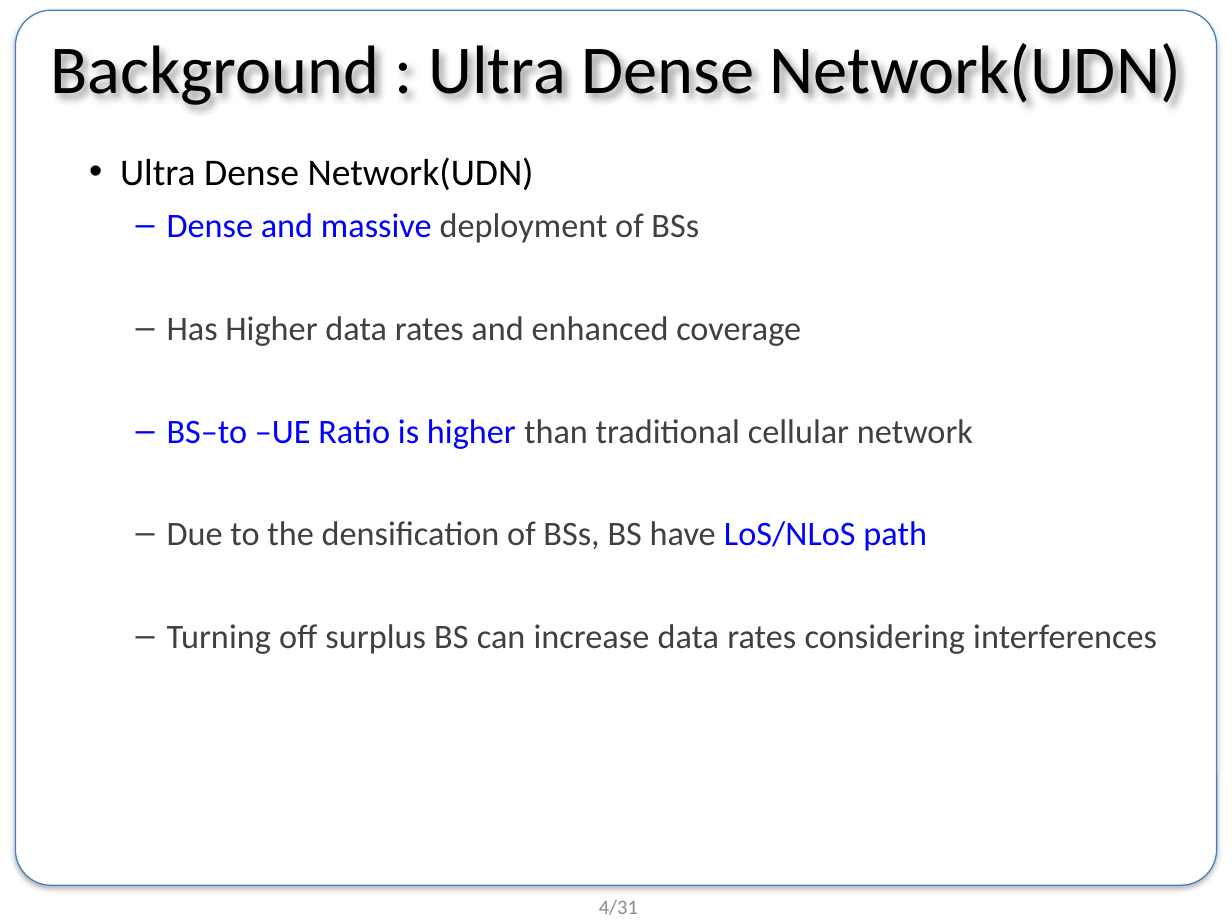
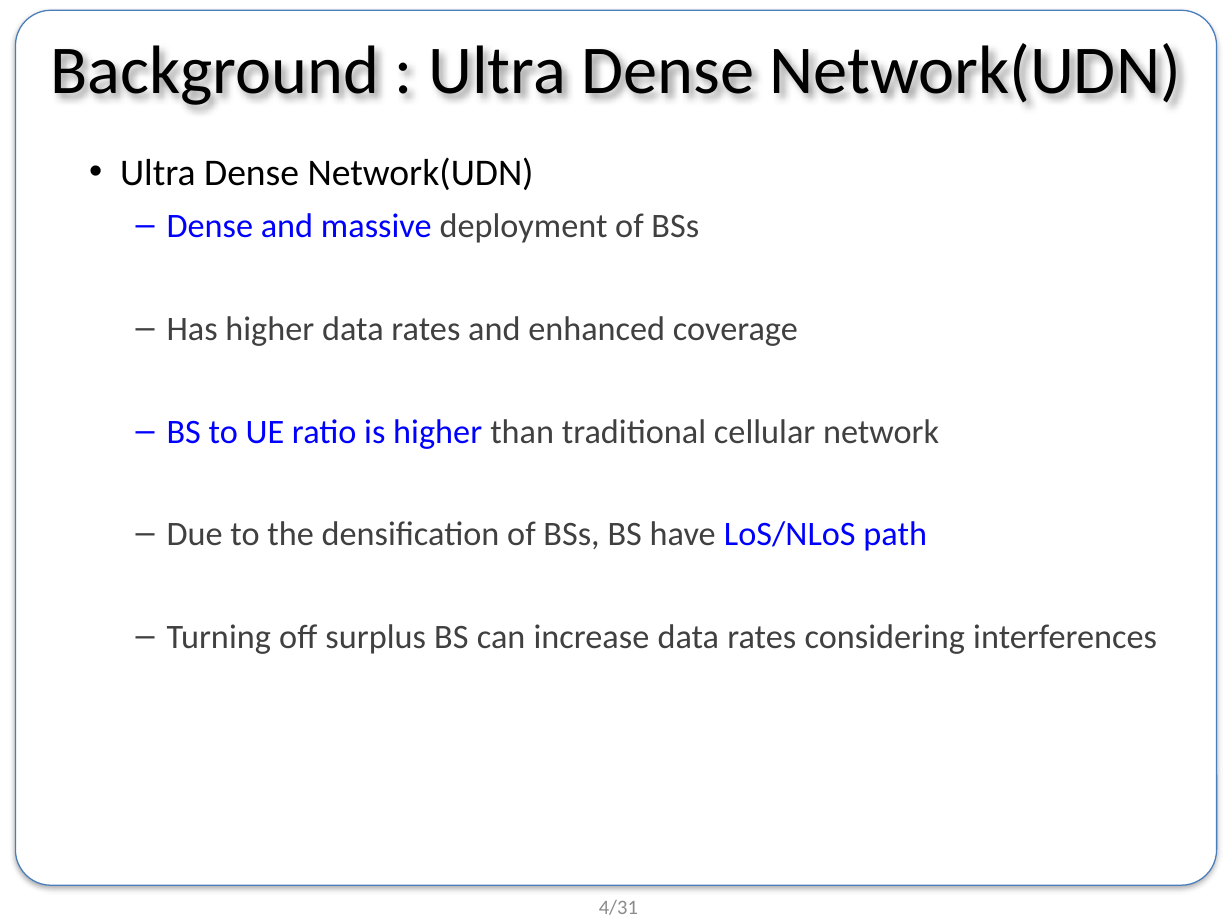
Before and after one commit to BongSangKim/UGRP, a slide deck: slide 4 of Survey meeting/인턴 발표 준비/0725 summer internship final presentation.pptx. Drawn at 1232x924 pixels with LibreOffice and Linux fonts; fonts in the diff are those of the drawing; background and template pictures are left out. Boxes give left, top, right and bottom in pixels: in the first picture for what was removed or moved away, otherwise in the second. Text is boxed around its words. In the diff, an @@ line names an element or a change of style, - is before the commit and + after.

```diff
--- a/Survey meeting/인턴 발표 준비/0725 summer internship final presentation.pptx
+++ b/Survey meeting/인턴 발표 준비/0725 summer internship final presentation.pptx
@@ text at [167,316,939,449]: text changed @@
-  – Has Higher data rates and enhanced coverage
-  – BS–to –UE Ratio is higher than traditional cellular network
+  – Has higher data rates and enhanced coverage
+  – BS to UE ratio is higher than traditional cellular network
```
